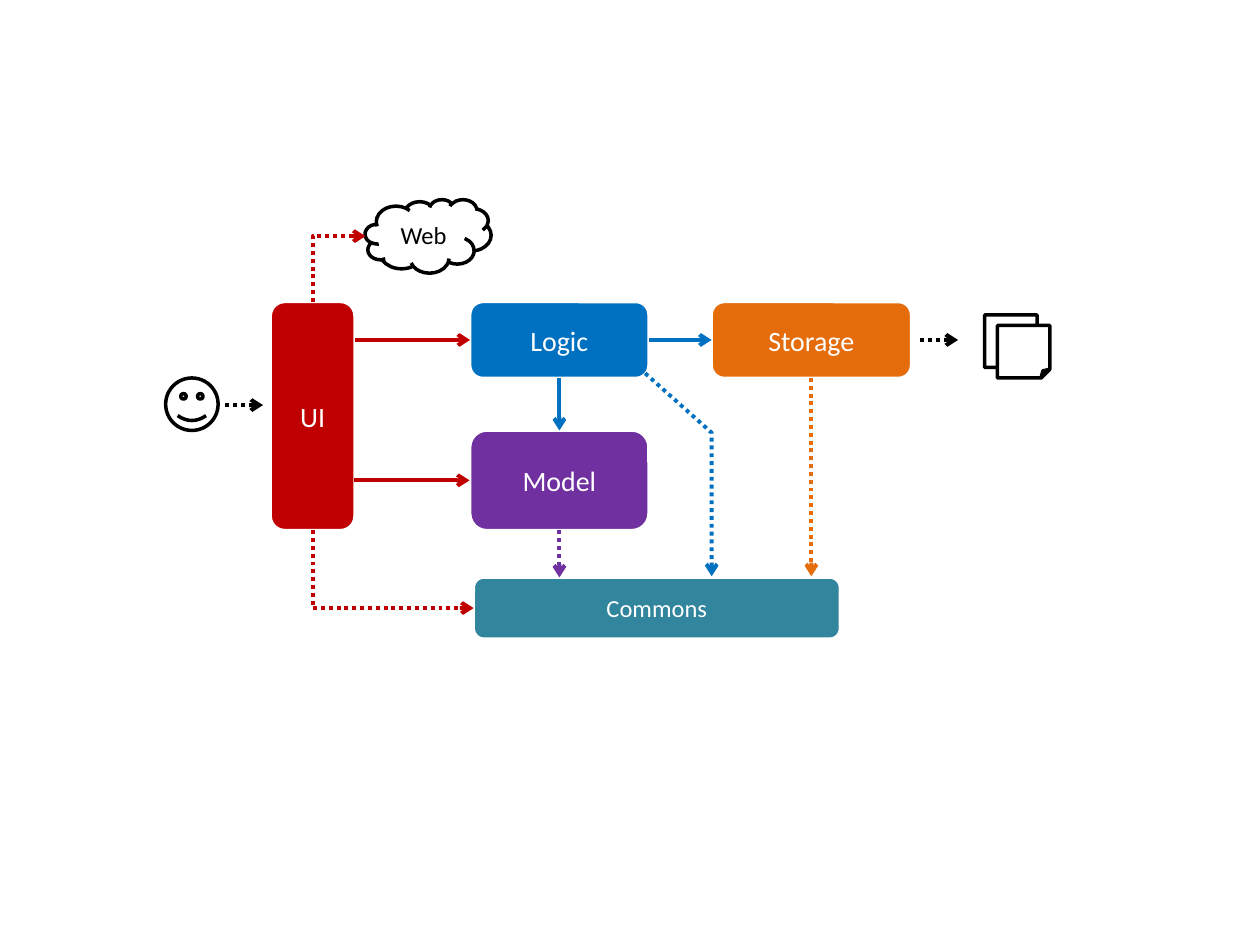
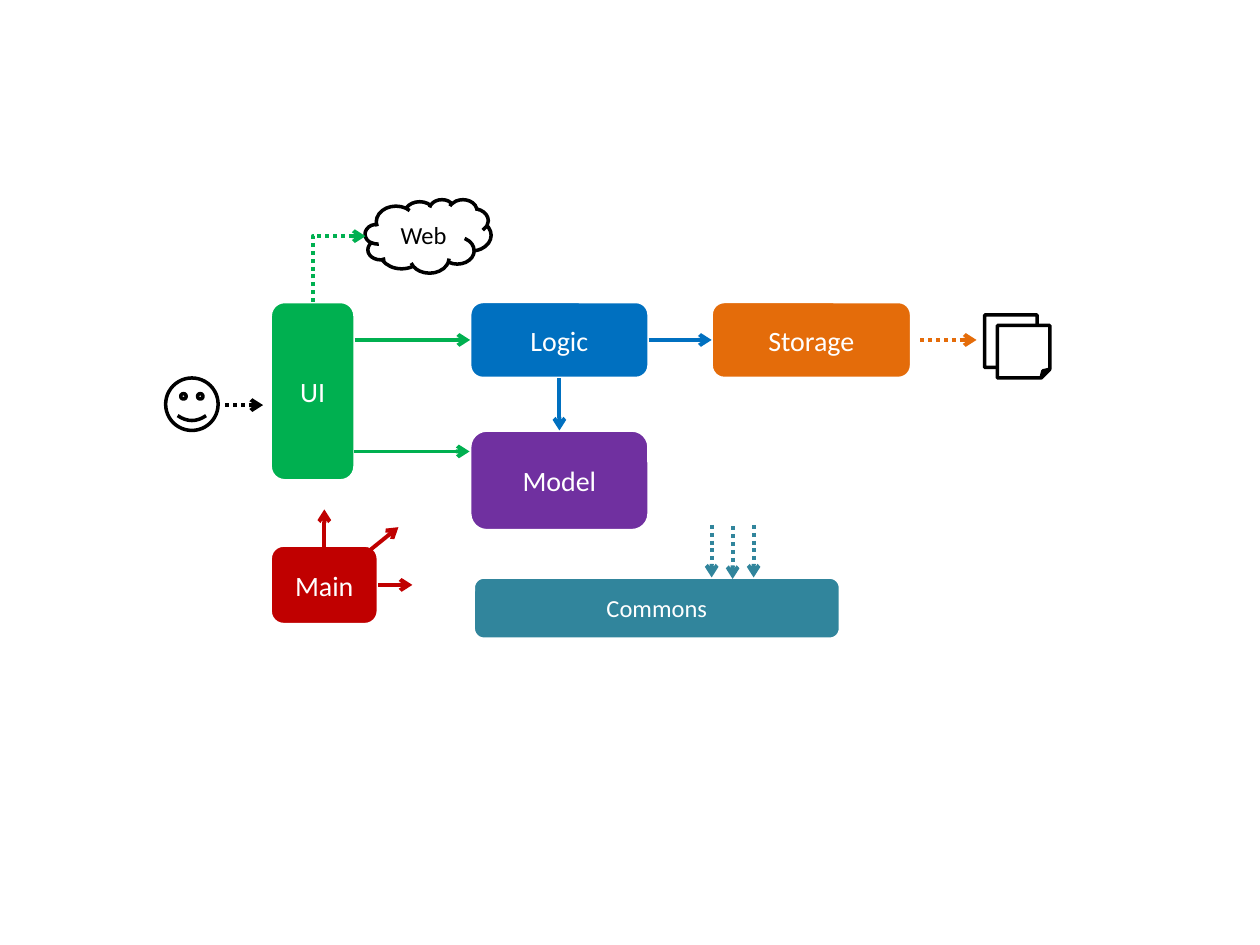
Before and after one commit to se-edu/addressbook-level4, a slide deck: slide 2 of docs/diagrams/Diagrams.pptx. Drawn at 1260x945 pixels with LibreOffice and Linux fonts; fonts in the diff are those of the drawing. Boxes give left, top, right and bottom in pixels: in the first picture for what was removed or moved away, otherwise in the second. Text is boxed around its words. In the diff, an @@ line names an element or a change of style, - is before the commit and + after.

```diff
--- a/docs/diagrams/Diagrams.pptx
+++ b/docs/diagrams/Diagrams.pptx
@@ elbow arrow (312, 302) - (365, 237): stroke #C00000 2.25 pt dashed to #00B050 2.25 pt dashed @@
@@ rounded rectangle "UI": place and size @@
-rounded rectangle "UI" at box(271, 302, 355, 530)
+rounded rectangle "UI" at box(271, 302, 355, 481)
@@ rounded rectangle "UI" at box(271, 302, 355, 481): fill #C00000 to #00B050 @@
@@ arrow (354, 340) - (470, 340): stroke #C00000 2.25 pt to #00B050 2.25 pt @@
@@ arrow moved from (921, 340) - (958, 340) to (921, 340) - (976, 340) @@
@@ arrow (921, 340) - (976, 340): stroke #000000 2.25 pt dashed to #E46C0A 2.25 pt dashed @@
@@ freeform shape removed at box(645, 373, 712, 576) @@
@@ elbow arrow removed from (811, 378) to (811, 576) @@
@@ arrow moved from (354, 480) - (470, 480) to (354, 451) - (470, 451) @@
@@ arrow (354, 451) - (470, 451): stroke #C00000 2.25 pt to #00B050 2.25 pt @@
@@ arrow added from (324, 551) to (324, 509), #C00000 2.25 pt @@
@@ elbow arrow removed from (312, 530) to (474, 609) @@
@@ arrow added from (358, 561) to (398, 527), #C00000 2.25 pt @@
@@ arrow moved from (559, 530) - (559, 577) to (712, 525) - (712, 577) @@
@@ arrow (712, 525) - (712, 577): stroke #7030A0 2.25 pt dashed to #31859C 2.25 pt dashed @@
@@ arrow added from (732, 527) to (732, 580), #31859C 2.25 pt dashed @@
@@ arrow added from (753, 525) to (753, 577), #31859C 2.25 pt dashed @@
@@ rounded rectangle added at box(271, 546, 378, 624), fill #C00000, outline #FFFFFF 1.5 pt, 16 pt, text #FFFFFF @@
+Main
@@ arrow added from (378, 585) to (412, 585), #C00000 2.25 pt @@
```
Also in this commit, not shown: 4 slides added, 2 slides removed, 1 other file.
